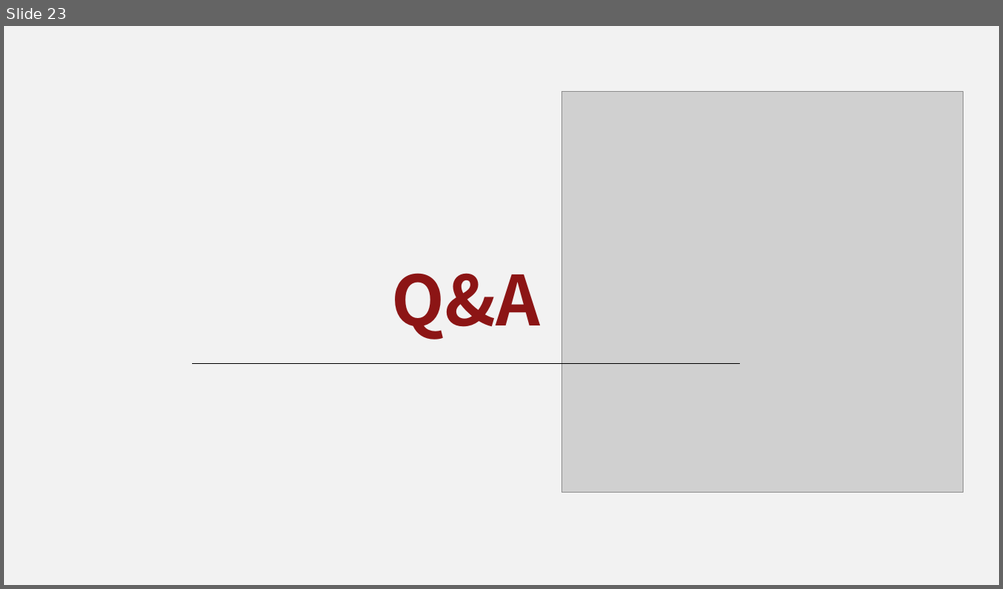
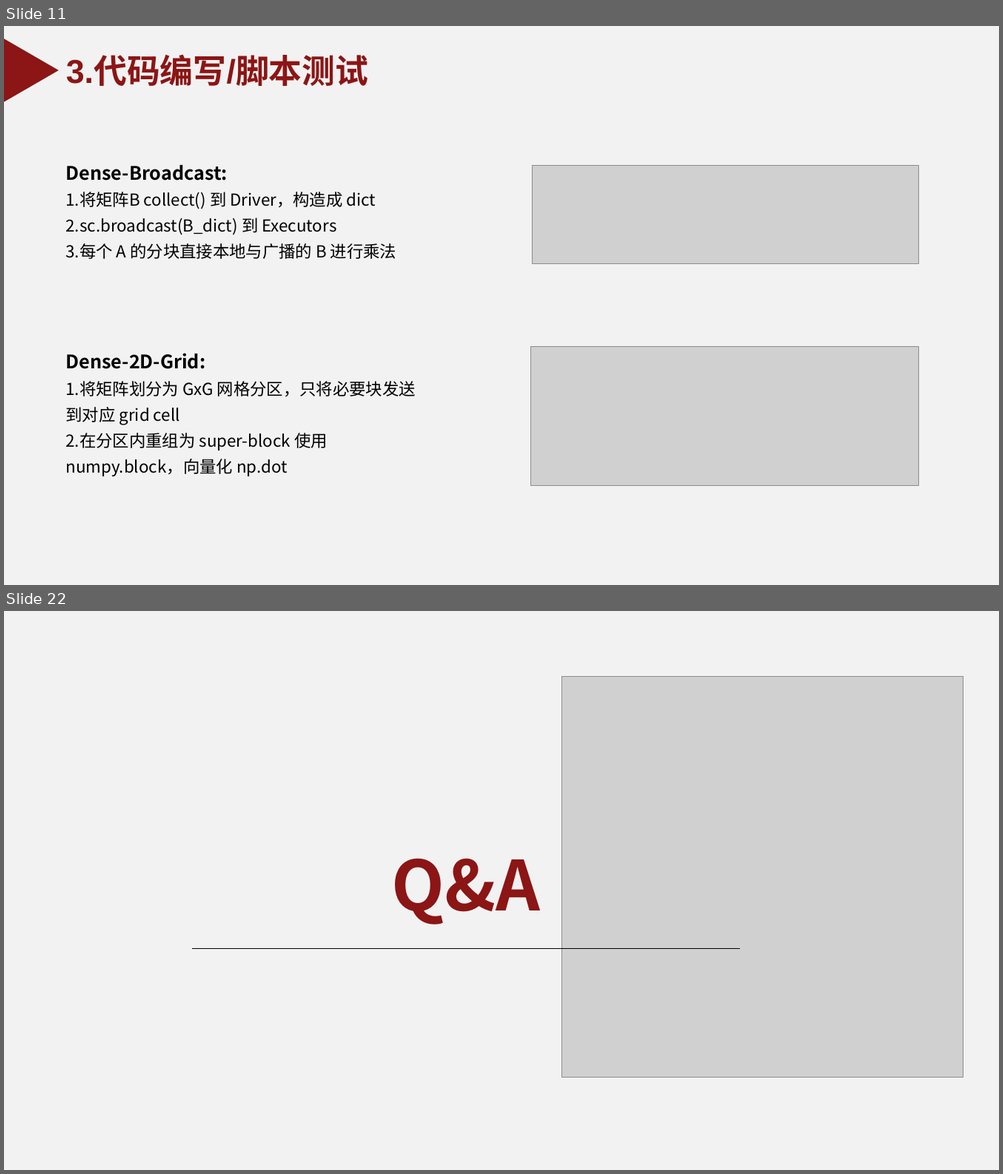
Before and after one commit to YangFan0918/assignment-submission-template, a slide deck: 汇报ppt.pptx. Shown one above the other, each under a label of ours: slide 23 before the commit, slides 11 and 22 after it; the slides between them are not shown. The pictures are 1003x589 and 1003x1174 pixels, drawn with LibreOffice and Linux fonts; fonts in the diff are those of the drawing; grey boxes stand for pictures; background and template pictures are left out. Boxes give left, top, right and bottom in pixels: in the first picture for what was removed or moved away, otherwise in the second. Text is boxed around its words. In the diff, an @@ line names an element or a change of style, - is before the commit and + after.

```diff
--- a/汇报ppt.pptx
+++ b/汇报ppt.pptx
@@ slide 11 added at (4, 26, 999, 585), background #F2F2F2 @@
@@ triangle added at (4, 39, 59, 102), fill #8C1515 @@
@@ text added at (66, 57, 369, 86), 32 pt, text #8C1515, bold @@
+3.代码编写/脚本测试
@@ text added at (66, 165, 396, 259), 16 pt, text #000000 @@
+Dense-Broadcast:
+1.将矩阵B collect() 到 Driver，构造成 dict
+2.sc.broadcast(B_dict) 到 Executors
+3.每个 A 的分块直接本地与广播的 B 进行乘法
@@ picture added at (532, 166, 919, 264) @@
@@ text added at (66, 353, 415, 477), 16 pt, text #000000 @@
+Dense-2D-Grid:
+1.将矩阵划分为 GxG 网格分区，只将必要块发送到对应 grid cell
+2.在分区内重组为 super-block 使用 numpy.block，向量化 np.dot
@@ picture added at (531, 348, 919, 486) @@
@@ what was slide 23 is now slide 22 @@
```
Also in this commit, not shown: 7 slides changed, 11 other slides added, 13 slides removed, 3 other files.
